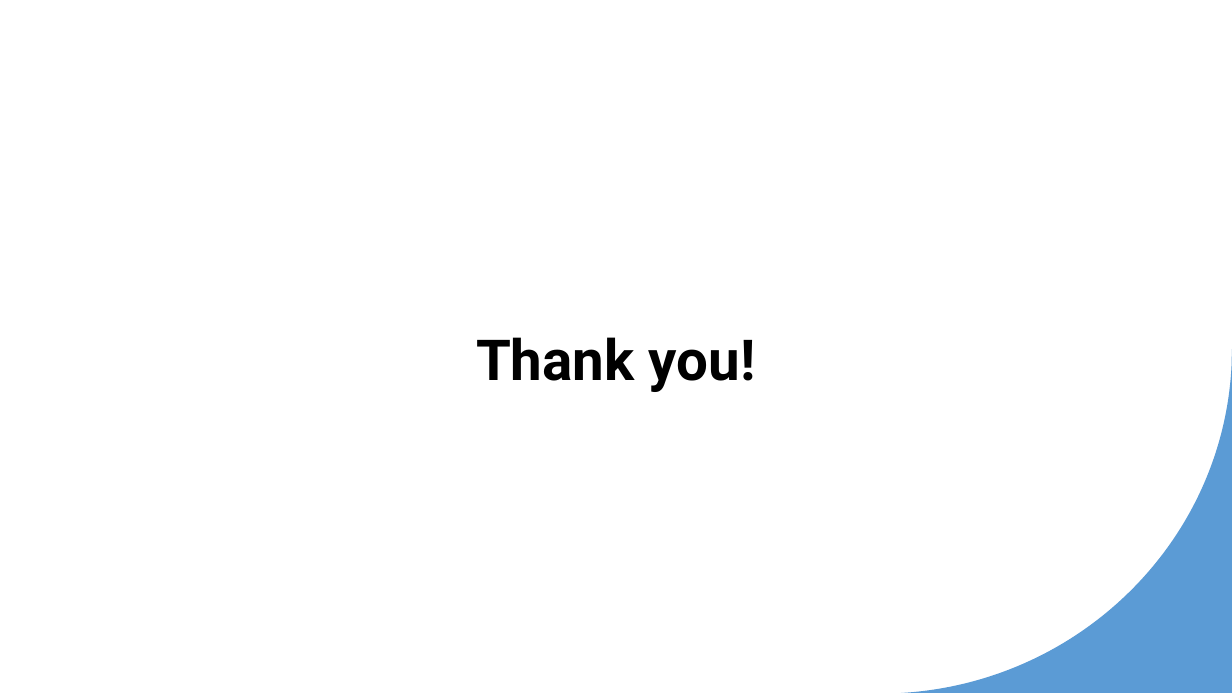
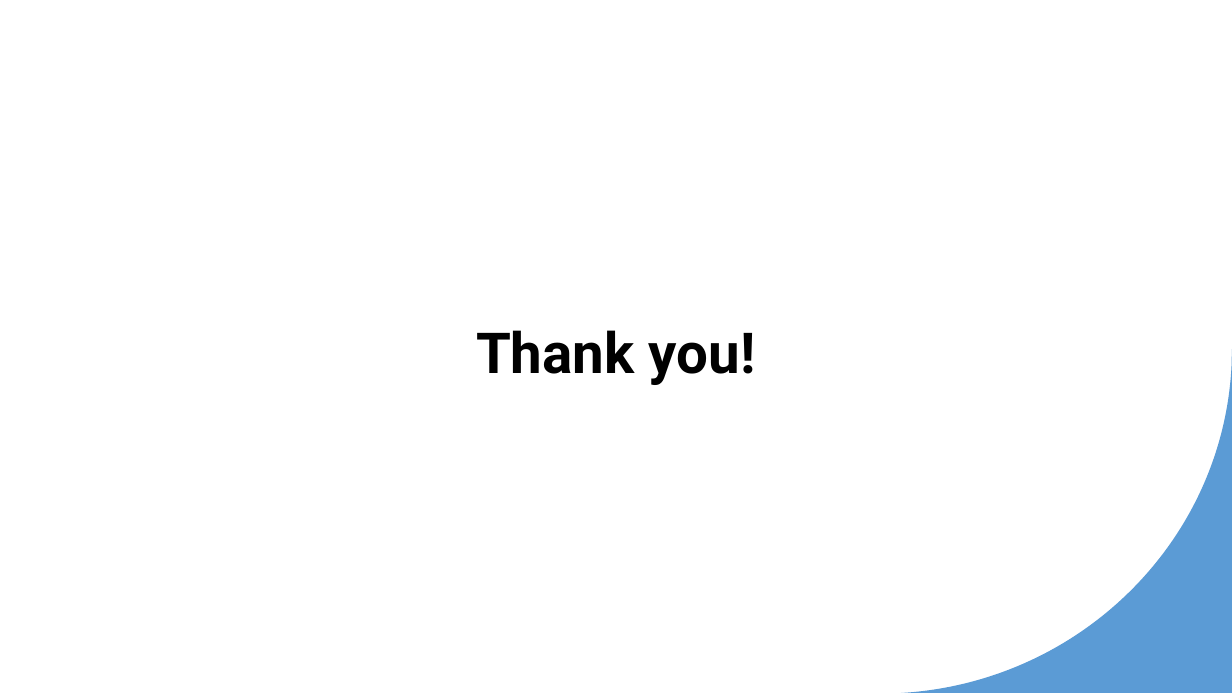
Before and after one commit to dcardonab/STCV-Synth, a slide deck: slide 9 of media/dgmd-14_proposal_presentation.pptx. Drawn at 1232x693 pixels with LibreOffice and Linux fonts; fonts in the diff are those of the drawing. Boxes give left, top, right and bottom in pixels: in the first picture for what was removed or moved away, otherwise in the second. Text is boxed around its words. In the diff, an @@ line names an element or a change of style, - is before the commit and + after.

```diff
--- a/media/dgmd-14_proposal_presentation.pptx
+++ b/media/dgmd-14_proposal_presentation.pptx
@@ title "Thank you!": place and size @@
-title "Thank you!" at (476, 337, 756, 392)
+title "Thank you!" at (476, 330, 756, 385)
```
Also in this commit, not shown: 3 other slides changed, 5 other files.
